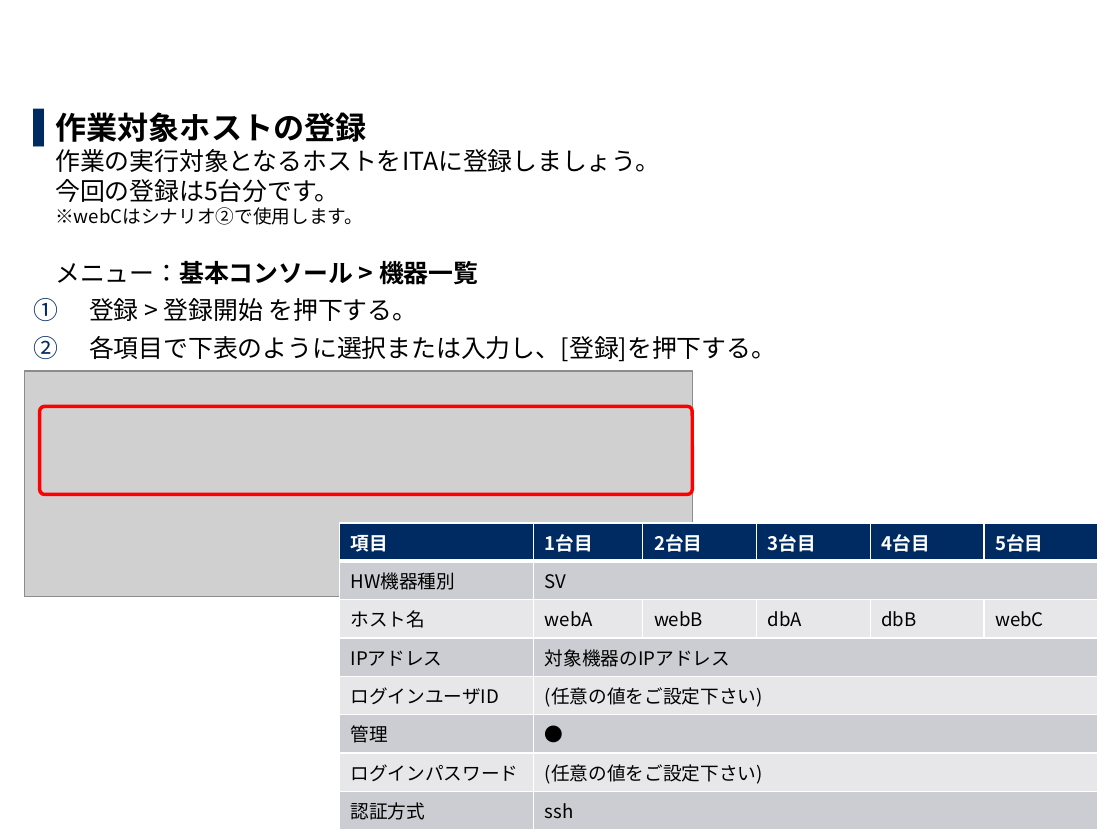
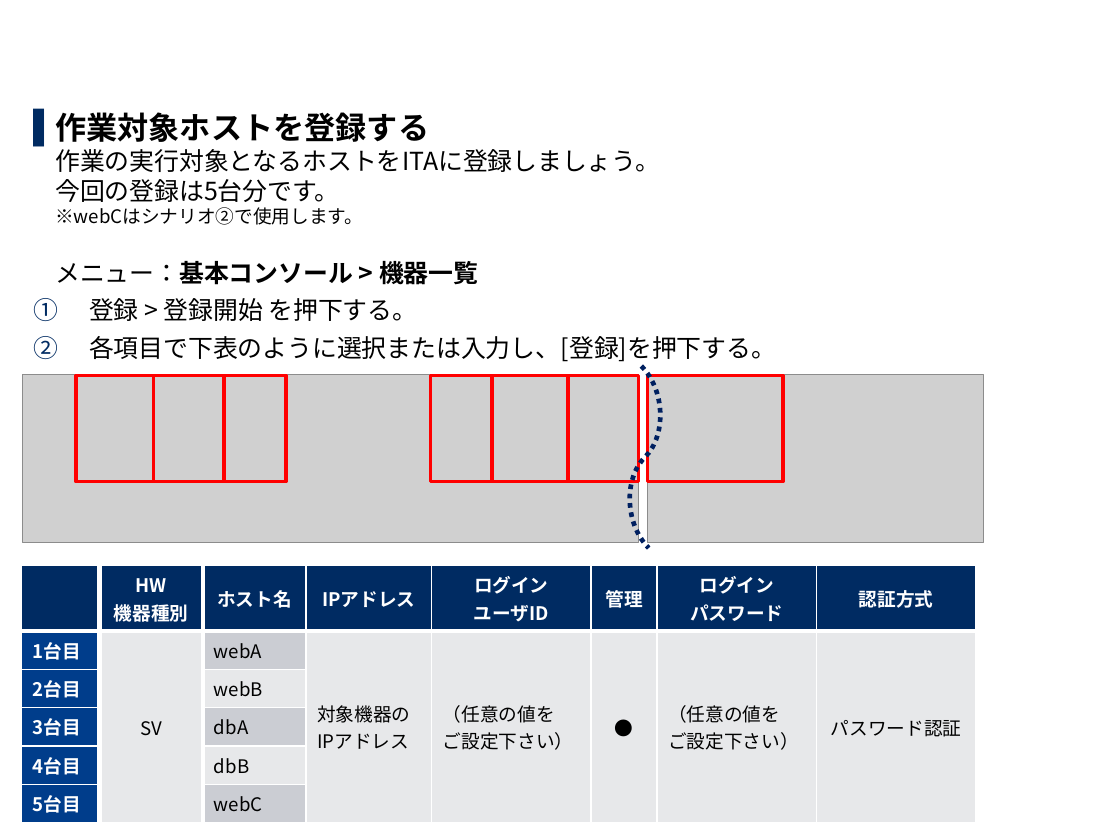
Before and after one commit to exastro-suite/it-automation-docs, a slide deck: slide 11 of asset/Learn_ja/ITA-hg-ps_practice_ja.pptx (slide 10 before the commit). Drawn at 1120x840 pixels with LibreOffice and Linux fonts; fonts in the diff are those of the drawing; grey boxes stand for pictures; background and template pictures are left out. Boxes give left, top, right and bottom in pixels: in the first picture for what was removed or moved away, otherwise in the second. Text is boxed around its words. In the diff, an @@ line names an element or a change of style, - is before the commit and + after.

```diff
--- a/asset/Learn_ja/ITA-hg-ps_practice_ja.pptx
+++ b/asset/Learn_ja/ITA-hg-ps_practice_ja.pptx
@@ text at box(55, 112, 660, 285): text changed @@
-▌ 作業対象ホストの登録
-  作業の実行対象となるホストをITAに登録しましょう。
-  今回の登録は5台分です。
-  ※webCはシナリオ②で使用します。
-  メニュー：基本コンソール > 機器一覧
+▌ 作業対象ホストを登録する
+  作業の実行対象となるホストをITAに登録しましょう。
+  今回の登録は5台分です。
+  ※webCはシナリオ②で使用します。
+  メニュー：基本コンソール > 機器一覧
@@ picture: place and size @@
-picture at box(25, 371, 692, 596)
+picture at box(22, 374, 638, 542)
@@ rectangle added at box(76, 375, 153, 482), outline #FF0000 2.25 pt @@
@@ rectangle added at box(153, 375, 224, 482), outline #FF0000 2.25 pt @@
@@ rectangle added at box(224, 375, 286, 482), outline #FF0000 2.25 pt @@
@@ rectangle added at box(430, 375, 492, 482), outline #FF0000 2.25 pt @@
@@ rectangle added at box(493, 375, 569, 482), outline #FF0000 2.25 pt @@
@@ rectangle added at box(568, 375, 638, 482), outline #FF0000 2.25 pt @@
@@ curved line added from (642, 366) to (648, 548), #002060 3 pt dashed @@
@@ picture added at box(647, 374, 983, 542) @@
@@ rectangle added at box(647, 375, 783, 482), outline #FF0000 2.25 pt @@
@@ rounded rectangle removed at box(39, 407, 692, 495) @@
@@ table at box(21, 566, 973, 817) @@
-項目 | 1台目 | 2台目 | 3台目 | 4台目 | 5台目
-HW機器種別 | SV |  |  |  | 
-ホスト名 | webA | webB | dbA | dbB | webC
-IPアドレス | 対象機器のIPアドレス |  |  |  | 
-ログインユーザID | (任意の値をご設定下さい) |  |  |  | 
-管理 | ● |  |  |  | 
-ログインパスワード | (任意の値をご設定下さい) |  |  |  | 
-認証方式 | ssh |  |  |  | 
+ | HW / 機器種別 | ホスト名 | IPアドレス | ログイン / ユーザID | 管理 | ログイン / パスワード | 認証方式
+1台目 | SV | webA | 対象機器のIPアドレス | （任意の値を / ご設定下さい） | ● | （任意の値を / ご設定下さい） | パスワード認証
+2台目 |  | webB |  |  |  |  | 
+3台目 |  | dbA |  |  |  |  | 
+4台目 |  | dbB |  |  |  |  | 
+5台目 |  | webC |  |  |  |  | 
@@ table: place and size @@
-table at box(339, 523, 1099, 824)
+table at box(21, 566, 973, 817)
@@ page number at box(1074, 829, 1091, 835): text changed @@
-10
+11
```
Also in this commit, not shown: 36 other slides changed, 2 slides added, 3 slides removed, 1 other file.
